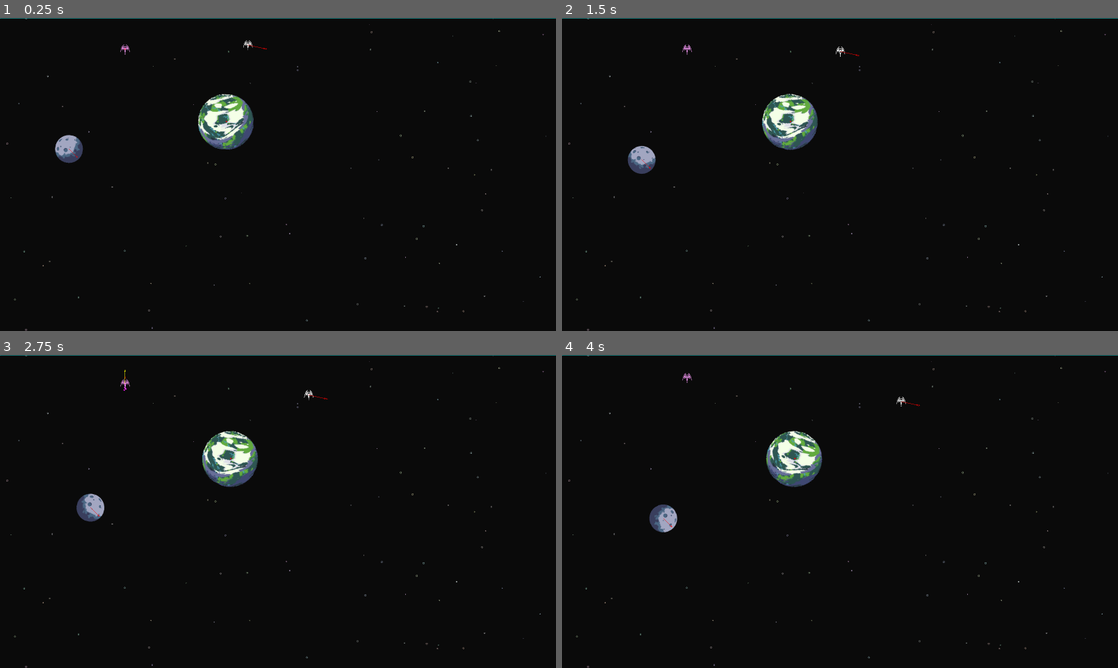
Above: before the commit, frames 1-4 (two rows, left to right).
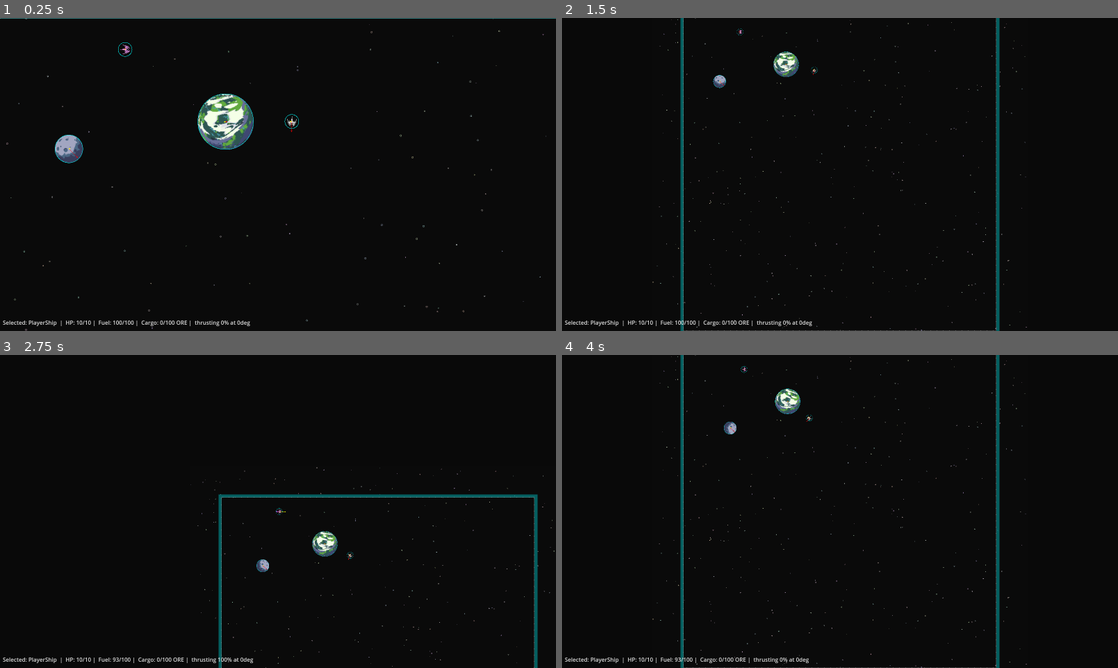
Above: after the commit, the same moments.

Repository: tdhsmith/flatstronauts
Game: Godot game, scene res://test_area.tscn
The game is run twice, just before and just after one commit, with the same random seed, the same clock (stepped at 60 frames per second) and the same inputs. Before the commit the project starts from res://circle.tscn.
Inputs (mouse positions are in pixels of both pictures, inside the frame that each line leads up to):
- Up to frame 1 (0.25 s): no input
- Up to frame 2 (1.5 s): move the mouse to (962, 158) at 0.52 s; hold Up (thrustForward) 0.53-1.25 s; hold Backspace (haltMovement) 0.53-1.25 s; click (962, 158) at 0.67 s; tap 0 (cameraViewAll, bound only after the commit) at 0.8 s; drag from (728, 190) to (812, 237) at 1.27 s
- Up to frame 3 (2.75 s): move the mouse to (333, 442) at 2.02 s; hold Up (thrustForward) from 2.03 s (still down); hold Shift from 2.03 s (still down); tap 1 (cameraViewSelected, bound only after the commit) at 2.1 s; click (333, 442) at 2.17 s
- Up to frame 4 (4 s): release Up (thrustForward) at 2.75 s; release Shift at 2.75 s; drag from (812, 574) to (673, 464) at 2.77 s; move the mouse to (1006, 558) at 3.52 s; hold Backspace (haltMovement) from 3.53 s (still down); click (1006, 558) at 3.67 s; tap 0 (cameraViewAll, bound only after the commit) at 3.8 s

The runs differ from the first frame. In frame 1, 0.8% of the frame differs, in the area x 0-100%, y 0-99%; in frame 2, 4.6%, in the area x 0-100%, y 0-100%; in frame 3, 4.4%; in frame 4, 4.6%.
Error before the commit: Invalid type in function 'state_exerts_gravity' in base 'GDScript'. Cannot convert argument 1 from Object to int. (res://physics_simulator.gd:84)

Commit message:
Large update to cameras and ships

Diff:
--- a/anim_thrust.gd
+++ b/anim_thrust.gd
@@ -14,10 +14,10 @@
 			return
 		else:
 			emitting = true
-		# This is simply downward because the node is relatively positioned to
-		# its parent, so it's already getting rotated along with it. Once a ship
-		# can thrust in non-forward directions, this will need updating.
-		var angle = Vector2.DOWN
+		# This is simply left because the node is relatively positioned to
+		# its parent, and right is the 0deg rotation. If/when a ship can thrust
+		# in non-forward directions, this will need updating.
+		var angle = Vector2.LEFT
 		var base_veloc =  (thrust_animation_scale * thrust_scalar * delta * 60)
 		process_material.initial_velocity_min = base_veloc - 5
 		process_material.initial_velocity_max = base_veloc + 5
--- a/cargo.gd
+++ b/cargo.gd
@@ -9,6 +9,9 @@
 }
 
 var cType: CargoType = CargoType.NONE
+var cTypeLabel: String:
+	get():
+		return CargoType.find_key(cType)
 var capacity: float = 100.0
 var amount: float = 0.0
 var free_space: float:
@@ -46,3 +49,7 @@
 		amount += transferable
 		return transferable
 	return 0
+
+# reversed helper to call pull_from in opposite A<->B
+func push_to (sink: Cargo, to_push: float) -> float:
+	return sink.pull_from(self, to_push, false)
--- a/circle.tscn
+++ /dev/null
@@ -1,115 +0,0 @@
-[gd_scene load_steps=12 format=3 uid="uid://b0wto2st3ob4"]
-
-[ext_resource type="Script" uid="uid://c70hhxu722w0j" path="res://physics_body.gd" id="1_0gr8u"]
-[ext_resource type="Script" uid="uid://bvd2h3yw6x5kt" path="res://physics_simulator.gd" id="1_5b12r"]
-[ext_resource type="Texture2D" uid="uid://dnn68tvmc1u8c" path="res://pre-assets/planet_terran.png" id="2_0gr8u"]
-[ext_resource type="Script" uid="uid://cupg67grun56d" path="res://starfield.gd" id="2_eyuv2"]
-[ext_resource type="Texture2D" uid="uid://bh6kq7hm0ygw" path="res://pre-assets/scout-ship.png" id="2_whlr7"]
-[ext_resource type="Script" uid="uid://ciq4arbt7sgvf" path="res://ship.gd" id="3_ho7wi"]
-[ext_resource type="Texture2D" uid="uid://b8klggiy3hb6n" path="res://pre-assets/moon.png" id="5_ulwls"]
-[ext_resource type="Script" uid="uid://3fout87ap5jk" path="res://anim_thrust.gd" id="6_6fd3r"]
-[ext_resource type="Script" uid="uid://xl6nbptnseq1" path="res://debug_visuals.gd" id="8_3lc3y"]
-[ext_resource type="Script" uid="uid://byjho4m6l2ik5" path="res://simple_draggable_camera.gd" id="9_xrfql"]
-
-[sub_resource type="ParticleProcessMaterial" id="ParticleProcessMaterial_ho7wi"]
-particle_flag_disable_z = true
-angular_velocity_min = 84.709984
-angular_velocity_max = 84.709984
-gravity = Vector3(0, 0, 0)
-scale_min = 2.0
-scale_max = 4.0
-color = Color(1, 0.12941177, 1, 1)
-
-[node name="physics" type="Node2D"]
-script = ExtResource("1_5b12r")
-gravitational_constant = 100.0
-playable_area = Vector2(2000, 2000)
-
-[node name="starfield" type="Node2D" parent="."]
-position = Vector2(0, -1)
-script = ExtResource("2_eyuv2")
-background = Color(0.043039158, 0.04303915, 0.04303915, 1)
-
-[node name="TestPlanet" type="Node2D" parent="."]
-z_index = 1
-position = Vector2(648, 296)
-script = ExtResource("1_0gr8u")
-radius = 80.0
-label = "TestPlanet"
-massTier = 3
-mass = 25.0
-velocity = Vector3(5, 0, 1)
-
-[node name="Sprite2D" type="Sprite2D" parent="TestPlanet"]
-z_as_relative = false
-scale = Vector2(1.6, 1.6)
-texture = ExtResource("2_0gr8u")
-
-[node name="TestMoon" type="Node2D" parent="."]
-z_index = 1
-position = Vector2(192, 368)
-script = ExtResource("1_0gr8u")
-radius = 40.0
-label = "TestMoon"
-massTier = 3
-mass = 10.0
-velocity = Vector3(25, 25, 4)
-
-[node name="Sprite2D" type="Sprite2D" parent="TestMoon"]
-z_as_relative = false
-scale = Vector2(0.8, 0.8)
-texture = ExtResource("5_ulwls")
-
-[node name="PlayerShip" type="Node2D" parent="."]
-position = Vector2(360, 88)
-script = ExtResource("3_ho7wi")
-label = "PlayerShip"
-mass = 2.0
-velocity = Vector3(0, 1.28, 0)
-
-[node name="Thrusters" type="GPUParticles2D" parent="PlayerShip"]
-scale = Vector2(0.99999994, 0.99999994)
-explosiveness = 0.24
-randomness = 0.25
-process_material = SubResource("ParticleProcessMaterial_ho7wi")
-script = ExtResource("6_6fd3r")
-thrust_animation_scale = 20.0
-
-[node name="Sprite2D" type="Sprite2D" parent="PlayerShip"]
-modulate = Color(1, 0.62352943, 1, 1)
-scale = Vector2(0.078125, 0.078125)
-texture = ExtResource("2_whlr7")
-
-[node name="NonplayerShip" type="Node2D" parent="."]
-position = Vector2(696, 72)
-script = ExtResource("3_ho7wi")
-selected = false
-label = "NonplayerShip"
-mass = 2.0
-velocity = Vector3(70, 15, 0)
-
-[node name="Thrusters" type="GPUParticles2D" parent="NonplayerShip"]
-scale = Vector2(0.99999994, 0.99999994)
-explosiveness = 0.24
-randomness = 0.25
-process_material = SubResource("ParticleProcessMaterial_ho7wi")
-script = ExtResource("6_6fd3r")
-thrust_animation_scale = 20.0
-
-[node name="Sprite2D" type="Sprite2D" parent="NonplayerShip"]
-scale = Vector2(0.078125, 0.078125)
-texture = ExtResource("2_whlr7")
-
-[node name="DebugDrawings" type="Node2D" parent="."]
-unique_name_in_owner = true
-script = ExtResource("8_3lc3y")
-
-[node name="Camera2D" type="Camera2D" parent="."]
-position = Vector2(800, 448)
-script = ExtResource("9_xrfql")
-
-[node name="Polygon2D" type="Polygon2D" parent="."]
-color = Color(0, 0.59607846, 0.6039216, 0.59607846)
-invert_enabled = true
-invert_border = 20.0
-polygon = PackedVector2Array(0, 0, 2000, 0, 2000, 2000, 0, 2000)
--- a/debug_visuals.gd
+++ b/debug_visuals.gd
@@ -10,11 +10,13 @@
 
 # whether the overall debug drawing is on
 @export var rendering: bool = false
-@export_subgroup("Draw Options")
+@export_group("Draw Options", "draw")
 # whether to visualize force and velocity vectors as arrows
 @export var physics_vectors: bool = true
 # whether to draw a visible boundary for the playable area
 @export var playable_area: bool = true
+
+@export var body_radius: bool = true
 
 #@export_tool_button("Force Update") var update_fn = queue_redraw
 
@@ -44,16 +46,25 @@
 	# but I expect this to change someday (TODO)
 	var physicsManager = get_parent()
 	if physicsManager is PhysicsSimulator:
-		if physics_vectors:
+		if physics_vectors || body_radius:
 			for body in physicsManager.bodies:
-				draw_arrow(
-					body.position,
-					body.position + PhysicsSimulator.v32(body.velocity),
-					Color.RED)
-				draw_arrow(
-					body.position,
-					body.position + PhysicsSimulator.v32(body.f_total * FORCE_VECTOR_VISUAL_SCALE),
-					Color.YELLOW)
+				if physics_vectors:
+					draw_arrow(
+						body.position,
+						body.position + PhysicsSimulator.v32(body.velocity),
+						Color.RED)
+					draw_arrow(
+						body.position,
+						body.position + PhysicsSimulator.v32(body.f_total * FORCE_VECTOR_VISUAL_SCALE),
+						Color.YELLOW)
+				if body_radius:
+					draw_circle(
+						body.position,
+						body.radius,
+						Color.AQUA,
+						false,
+						1.0
+					)
 		if playable_area:
 			draw_dashed_line(Vector2.ZERO, Vector2(0, physicsManager.playable_area.y), Color.GRAY)
 			draw_dashed_line(Vector2.ZERO, Vector2(physicsManager.playable_area.x, 0), Color.GRAY)
--- a/physics_body.gd
+++ b/physics_body.gd
@@ -47,12 +47,16 @@
 
 static func state_exerts_gravity(s: PhysicsState) -> bool:
 	return s != PhysicsState.SCRIPTED
-
 static func state_calculates_accel(s: PhysicsState) -> bool:
 	return s == PhysicsState.FREE
-
 static func state_moves_by_veloc(s: PhysicsState) -> bool:
 	return s == PhysicsState.FREE
+static func body_exerts_gravity(b: Body) -> bool:
+	return Body.state_exerts_gravity(b.physicsState)
+static func body_calculates_accel(b: Body) -> bool:
+	return Body.state_calculates_accel(b.physicsState)
+static func body_moves_by_veloc(b: Body) -> bool:
+	return Body.state_moves_by_veloc(b.physicsState)
 
 # Whether child Sprite2D nodes are automatically rescaled to match this Body's
 # current radius
--- a/physics_simulator.gd
+++ b/physics_simulator.gd
@@ -23,6 +23,12 @@
 # dictionary that stratifies the Body arrays by their MassTier
 var bodies_by_tier: Dictionary[Body.MassTier, Array] = {}
 
+static var SIM_NAME = "Physics"
+static func find (n: Node) -> PhysicsSimulator:
+	var psn = n.get_node("/root/" + PhysicsSimulator.SIM_NAME)
+	assert(psn is PhysicsSimulator)
+	return psn
+
 func sort_bodies_into_tiers() -> void:
 	for tier in Body.MassTier.values():
 		bodies_by_tier[tier] = bodies.filter(func (b: Body): return b.massTier == tier)
@@ -43,6 +49,7 @@
 
 # Called when the node enters the scene tree for the first time.
 func _ready() -> void:
+	assert(name == PhysicsSimulator.SIM_NAME, "PhysicsSimulator node must be named '%s'" % PhysicsSimulator.SIM_NAME)
 	# Make the physics process fire earlier than default. Since the simulator is
 	# currently expected to be the root and _physics_process fires in pre-trav
 	# order, this wouldn't typically matter, but I do it simply to express that
@@ -81,7 +88,7 @@
 			if b1 == b2:
 				# stop gravitating yourself, bro
 				continue
-			if !Body.state_exerts_gravity(b1) || !Body.state_exerts_gravity(b2):
+			if !Body.body_exerts_gravity(b1) || !Body.body_exerts_gravity(b2):
 				# if either shouldn't exert gravity, skip this whole step
 				continue
 			var r_squared = b1.position.distance_squared_to(b2.position)
--- a/project.godot
+++ b/project.godot
@@ -26,7 +26,7 @@
 
 [editor]
 
-movie_writer/movie_file="E:/Godot/PROJECTS/export_004.avi"
+movie_writer/movie_file="E:/Godot/PROJECTS/export_0005.avi"
 version_control/plugin_name="GitPlugin"
 version_control/autoload_on_startup=true
 
@@ -61,6 +61,24 @@
 "events": [Object(InputEventKey,"resource_local_to_scene":false,"resource_name":"","device":0,"window_id":0,"alt_presse …(194 unchanged characters)…
 ]
 }
+cameraViewAll={
+"deadzone": 0.2,
+"events": [Object(InputEventKey,"resource_local_to_scene":false,"resource_name":"","device":0,"window_id":0,"alt_pressed":false,"shift_pressed":false,"ctrl_pressed":false,"meta_pressed":false,"pressed":false,"keycode":0,"physical_keycode":48,"key_label":0,"unicode":0,"location":0,"echo":false,"script":null)
+]
+}
+cameraZoomOut={
+"deadzone": 0.2,
+"events": []
+}
+cameraZoomIn={
+"deadzone": 0.2,
+"events": []
+}
+cameraViewSelected={
+"deadzone": 0.2,
+"events": [Object(InputEventKey,"resource_local_to_scene":false,"resource_name":"","device":0,"window_id":0,"alt_pressed":false,"shift_pressed":false,"ctrl_pressed":false,"meta_pressed":false,"pressed":false,"keycode":0,"physical_keycode":49,"key_label":0,"unicode":0,"location":0,"echo":false,"script":null)
+]
+}
 
 [physics]
 
--- /dev/null
+++ b/selected_data_label.gd
@@ -0,0 +1,38 @@
+# temporary way of displaying details about the selected ship
+
+extends Label
+
+const NONE_SELECTED_MSG: String = "Selected: NO SHIP"
+
+func thrust_descriptor(s: Ship) -> String:
+	var angle = Vector2(s.f_own.x, s.f_own.y).angle()
+	if s.thrust_ratio == 0:
+		angle = s.rotation
+	return " thrusting %.0f%% at %.0fdeg" % [
+		s.thrust_ratio * 100,
+		angle * 180 / PI
+	]
+
+func build_text(s: Ship) -> String:
+	return "Selected: %s  |  HP: %.0f/%.0f |  Fuel: %.0f/%.0f |  Cargo: %.0f/%.0f %s | %s" % [
+		s.label,
+		s.current_health,
+		s.max_health,
+		s.fuel.amount,
+		s.fuel.capacity,
+		s.cargo.amount,
+		s.cargo.capacity,
+		s.cargo.cTypeLabel,
+		thrust_descriptor(s)
+	]
+
+func _draw() -> void:
+	var ps = PhysicsSimulator.find(self)
+	var selected_ship = Ship.find_selected(ps)
+	if selected_ship == null:
+		text = NONE_SELECTED_MSG
+		return
+	text = build_text(selected_ship)
+
+func _process(_delta: float) -> void:
+	queue_redraw()
--- a/ship.gd
+++ b/ship.gd
@@ -6,8 +6,9 @@
 
 # whether this ship accepts user input; this is very very temporary handling!
 @export var selected: bool = true
-# we store initial position so we can reset it with specual debug functions
+# we store initial position so we can reset it with special debug functions
 var initial_position: Vector2 = position
+var initial_rotation: float = rotation
 
 # how much force can the ship apply to itself
 @export var MAX_THRUST: float = 1.0
@@ -15,9 +16,11 @@
 const ANGULAR_THRUST_SCALE: float = 15
 
 @export var max_fuel: float = 100.0
-var current_fuel: float = 0
+var fuel: Cargo
 @export var max_health: float = 10.0
 var current_health: float = 0
+# the amount of units spent per second
+@export var fuel_spend_rate: float = 10.0
 @export var init_cargo_capacity: float = 100.0
 @export var cargo_type: Cargo.CargoType = Cargo.CargoType.ORE
 var cargo: Cargo
@@ -26,17 +29,29 @@
 
 func _init() -> void:
 	cargo = Cargo.new(cargo_type, init_cargo_capacity)
+	var current_fuel = 0
 	if START_WITH_MAX_FUEL_AND_HEALTH:
 		current_health = max_health
 		current_fuel = max_fuel
+	fuel = Cargo.new(Cargo.CargoType.FUEL, max_fuel, current_fuel)
 
-func getThrustByRotation (percentage: float) -> Vector2:
-	# rotation = 0 means UP not RIGHT, and Y is measured from screen top so this
-	# is diferent than standard cartesian coordinates
-	return Vector2(
-		sin(rotation) * percentage * MAX_THRUST,
-		-1 * cos(rotation) * percentage * MAX_THRUST
+var thrust_ratio: float = 0 # 0.0 to 1.0
+var angular_thrust_ratio: float = 0  # -1.0 to 1.0
+
+func get_thrust_vector () -> Vector3:
+	thrust_ratio = clampf(thrust_ratio, 0.0, 1.0)
+	angular_thrust_ratio = clampf(angular_thrust_ratio, -1.0, 1.0)
+	return Vector3(
+		cos(rotation) * thrust_ratio * MAX_THRUST,
+		sin(rotation) * thrust_ratio * MAX_THRUST,
+		angular_thrust_ratio * (MAX_THRUST / ANGULAR_THRUST_SCALE)
 	)
+
+static func find_selected (ps: PhysicsSimulator) -> Ship:
+	var ships = ps.bodies.filter(func (b: Body): return b is Ship and (b as Ship).selected)
+	if (ships.size() > 0):
+		return ships[0] as Ship
+	return null
 
 func _physics_process(delta: float) -> void:
 	if Engine.is_editor_hint():
@@ -49,22 +64,28 @@
 			velocity = Vector3(0, 0, 0)
 			if Input.is_key_pressed(KEY_SHIFT):
 				position = initial_position
+				rotation = initial_rotation
 			return
 
 		if Input.is_action_pressed("thrustForward"):
-			var ft = getThrustByRotation(1.0)
-			#print("thrusting [", ft[0], ",", ft[1], "]")
-			f_own[0] = ft[0]
-			f_own[1] = ft[1]
+			var intended_thrust = 1.0
+			var has_enough = fuel.deduct(fuel_spend_rate * intended_thrust * delta)
+			if has_enough:
+				thrust_ratio = intended_thrust
+			else:
+				thrust_ratio = 0.0
 		else:
-			f_own = Vector3(0, 0, 0)
+			thrust_ratio = 0.0
 
+		# NOTE for now rotating doesn't require fuel
 		if Input.is_action_pressed("thrustRotateCW"):
-			f_own[2] = MAX_THRUST / ANGULAR_THRUST_SCALE
+			angular_thrust_ratio = 1.0
 		elif Input.is_action_pressed("thrustRotateCCW"):
-			f_own[2] = -1 * MAX_THRUST / ANGULAR_THRUST_SCALE
+			angular_thrust_ratio = -1.0
 		else:
-			f_own[2] = 0
+			angular_thrust_ratio = 0.0
+
+		f_own = get_thrust_vector()
 
 	# the _physics_process on Body handles turning force into accel & veloc
 	super(delta)
--- a/simple_draggable_camera.gd
+++ b/simple_draggable_camera.gd
@@ -15,8 +15,38 @@
 # where the camera was when the drag started
 var drag_start_camera: Vector2 = Vector2.ZERO
 
+var is_following: bool = false
+var following_body: Body
+
+func _process(_delta: float):
+	if is_following:
+		position = following_body.position
+
 func _input(event: InputEvent) -> void:
+	if event.is_action("cameraViewAll"):
+		is_following = false
+		drag_active = false
+		var psn = PhysicsSimulator.find(self)
+		position = psn.playable_area / 2  # move to the midpoint
+		var zoom_adjustment = get_viewport_rect().size / psn.playable_area
+		var min_to_cover = min(zoom_adjustment.x, zoom_adjustment.y)
+		zoom = Vector2(min_to_cover, min_to_cover)
+		return
+	if event.is_action("cameraViewSelected"):
+		drag_active = false
+		var psn = PhysicsSimulator.find(self)
+		var ship = Ship.find_selected(psn)
+		if ship != null:
+			position = ship.position
+			if Input.is_key_pressed(KEY_SHIFT):
+				# start following!
+				following_body = ship
+				is_following = true
+				return
+		is_following = false
+		return
 	if event is InputEventMouseButton:
+		is_following = false
 		if event.button_index == drag_button && event.is_pressed():
 			#print("dragging started at %f,%f" % [event.position.x, event.position.y])
 			drag_active = true
--- /dev/null
+++ b/test_area.tscn
@@ -0,0 +1,137 @@
+[gd_scene load_steps=14 format=3 uid="uid://b0wto2st3ob4"]
+
+[ext_resource type="Script" uid="uid://bvd2h3yw6x5kt" path="res://physics_simulator.gd" id="1_4qb3o"]
+[ext_resource type="Script" uid="uid://cupg67grun56d" path="res://starfield.gd" id="2_1ro0w"]
+[ext_resource type="Script" uid="uid://c70hhxu722w0j" path="res://physics_body.gd" id="3_vj3ng"]
+[ext_resource type="Texture2D" uid="uid://dnn68tvmc1u8c" path="res://pre-assets/planet_terran.png" id="4_ugoup"]
+[ext_resource type="Texture2D" uid="uid://b8klggiy3hb6n" path="res://pre-assets/moon.png" id="5_4mqhy"]
+[ext_resource type="Script" uid="uid://ciq4arbt7sgvf" path="res://ship.gd" id="6_rgdj5"]
+[ext_resource type="Script" uid="uid://3fout87ap5jk" path="res://anim_thrust.gd" id="7_omcy0"]
+[ext_resource type="Texture2D" uid="uid://bh6kq7hm0ygw" path="res://pre-assets/scout-ship.png" id="8_sgixy"]
+[ext_resource type="Script" uid="uid://xl6nbptnseq1" path="res://debug_visuals.gd" id="9_3ouot"]
+[ext_resource type="Script" uid="uid://byjho4m6l2ik5" path="res://simple_draggable_camera.gd" id="10_616xp"]
+[ext_resource type="Script" uid="uid://bswjsmnxw5i3o" path="res://selected_data_label.gd" id="11_0gmoi"]
+
+[sub_resource type="ParticleProcessMaterial" id="ParticleProcessMaterial_ho7wi"]
+particle_flag_disable_z = true
+angular_velocity_min = 84.709984
+angular_velocity_max = 84.709984
+gravity = Vector3(0, 0, 0)
+scale_min = 2.0
+scale_max = 4.0
+color = Color(1, 0.12941177, 1, 1)
+
+[sub_resource type="LabelSettings" id="LabelSettings_pc61c"]
+font_color = Color(0.86898494, 0.8689849, 0.8689849, 1)
+
+[node name="Physics" type="Node2D"]
+script = ExtResource("1_4qb3o")
+gravitational_constant = 100.0
+playable_area = Vector2(2000, 2000)
+
+[node name="starfield" type="Node2D" parent="."]
+position = Vector2(0, -1)
+script = ExtResource("2_1ro0w")
+background = Color(0.043039158, 0.04303915, 0.04303915, 1)
+
+[node name="Polygon2D" type="Polygon2D" parent="."]
+color = Color(0, 0.59607846, 0.6039216, 0.59607846)
+invert_enabled = true
+invert_border = 20.0
+polygon = PackedVector2Array(0, 0, 2000, 0, 2000, 2000, 0, 2000)
+
+[node name="TestPlanet" type="Node2D" parent="."]
+z_index = 1
+position = Vector2(648, 296)
+script = ExtResource("3_vj3ng")
+radius = 80.0
+label = "TestPlanet"
+massTier = 3
+mass = 25.0
+velocity = Vector3(5, 0, 1)
+
+[node name="Sprite2D" type="Sprite2D" parent="TestPlanet"]
+z_as_relative = false
+scale = Vector2(1.6, 1.6)
+texture = ExtResource("4_ugoup")
+
+[node name="TestMoon" type="Node2D" parent="."]
+z_index = 1
+position = Vector2(192, 368)
+script = ExtResource("3_vj3ng")
+radius = 40.0
+label = "TestMoon"
+massTier = 3
+mass = 10.0
+velocity = Vector3(25, 25, 4)
+
+[node name="Sprite2D" type="Sprite2D" parent="TestMoon"]
+z_as_relative = false
+scale = Vector2(0.8, 0.8)
+texture = ExtResource("5_4mqhy")
+
+[node name="PlayerShip" type="Node2D" parent="."]
+position = Vector2(360, 88)
+script = ExtResource("6_rgdj5")
+max_fuel = 50.0
+fuel_spend_rate = null
+label = "PlayerShip"
+mass = 2.0
+velocity = Vector3(0, 1.28, 0)
+
+[node name="Thrusters" type="GPUParticles2D" parent="PlayerShip"]
+scale = Vector2(0.99999994, 0.99999994)
+explosiveness = 0.24
+randomness = 0.25
+process_material = SubResource("ParticleProcessMaterial_ho7wi")
+script = ExtResource("7_omcy0")
+thrust_animation_scale = 20.0
+
+[node name="Sprite2D" type="Sprite2D" parent="PlayerShip"]
+modulate = Color(1, 0.62352943, 1, 1)
+rotation = 1.5707964
+scale = Vector2(0.078125, 0.078125)
+texture = ExtResource("8_sgixy")
+
+[node name="NonplayerShip" type="Node2D" parent="."]
+position = Vector2(840, 287.99997)
+rotation = 1.5707964
+script = ExtResource("6_rgdj5")
+selected = false
+fuel_spend_rate = null
+label = "NonplayerShip"
+mass = 2.0
+velocity = Vector3(0, 30, 1)
+
+[node name="Thrusters" type="GPUParticles2D" parent="NonplayerShip"]
+visible = false
+scale = Vector2(0.99999994, 0.99999994)
+explosiveness = 0.24
+randomness = 0.25
+process_material = SubResource("ParticleProcessMaterial_ho7wi")
+script = ExtResource("7_omcy0")
+thrust_animation_scale = 20.0
+
+[node name="Sprite2D" type="Sprite2D" parent="NonplayerShip"]
+rotation = 1.5707964
+scale = Vector2(0.078125, 0.078125)
+texture = ExtResource("8_sgixy")
+
+[node name="DebugDrawings" type="Node2D" parent="."]
+unique_name_in_owner = true
+script = ExtResource("9_3ouot")
+
+[node name="Camera2D" type="Camera2D" parent="."]
+position = Vector2(800, 448)
+script = ExtResource("10_616xp")
+
+[node name="UI" type="CanvasLayer" parent="."]
+
+[node name="SelectionData" type="Label" parent="UI"]
+offset_left = 8.0
+offset_top = 864.0
+offset_right = 48.0
+offset_bottom = 887.0
+text = "Ship"
+label_settings = SubResource("LabelSettings_pc61c")
+script = ExtResource("11_0gmoi")
Not shown, added: selected_data_label.gd.uid
